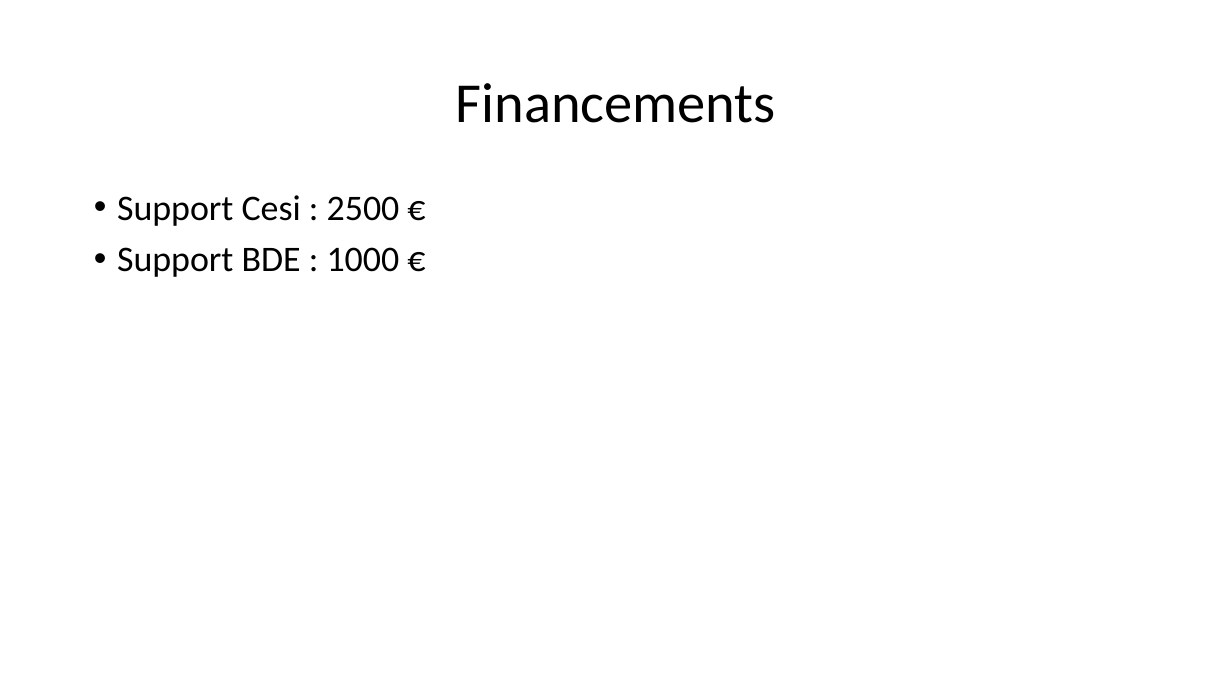
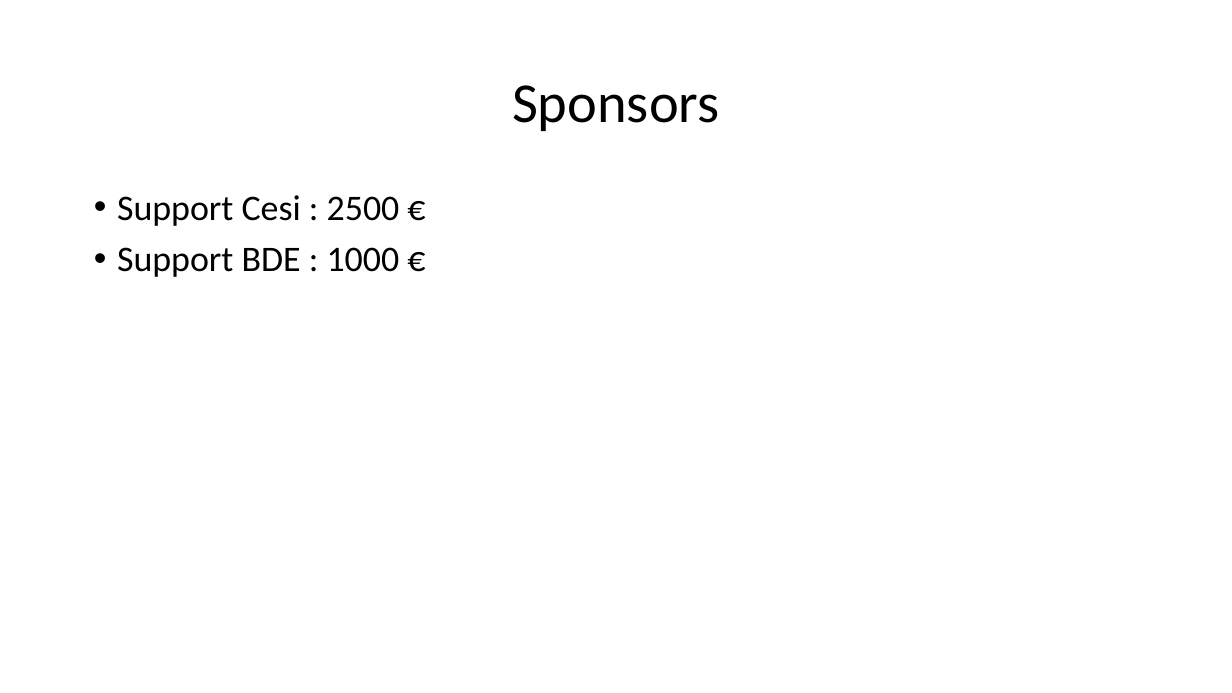
Before and after one commit to Exia-Jellyfish/UE-2-Ces-Esport-GRP1, a slide deck: slide 7 of Projet_Réseau/Projet 2.pptx (slide 8 before the commit). Drawn at 1232x693 pixels with LibreOffice and Linux fonts; fonts in the diff are those of the drawing. Boxes give left, top, right and bottom in pixels: in the first picture for what was removed or moved away, otherwise in the second. Text is boxed around its words. In the diff, an @@ line names an element or a change of style, - is before the commit and + after.

```diff
--- a/Projet_Réseau/Projet 2.pptx
+++ b/Projet_Réseau/Projet 2.pptx
@@ title at (x1=512, y1=85, x2=720, y2=131): text changed @@
-Financements
+Sponsors
```
Also in this commit, not shown: 4 other slides changed, 1 slide removed, 2 other files.
